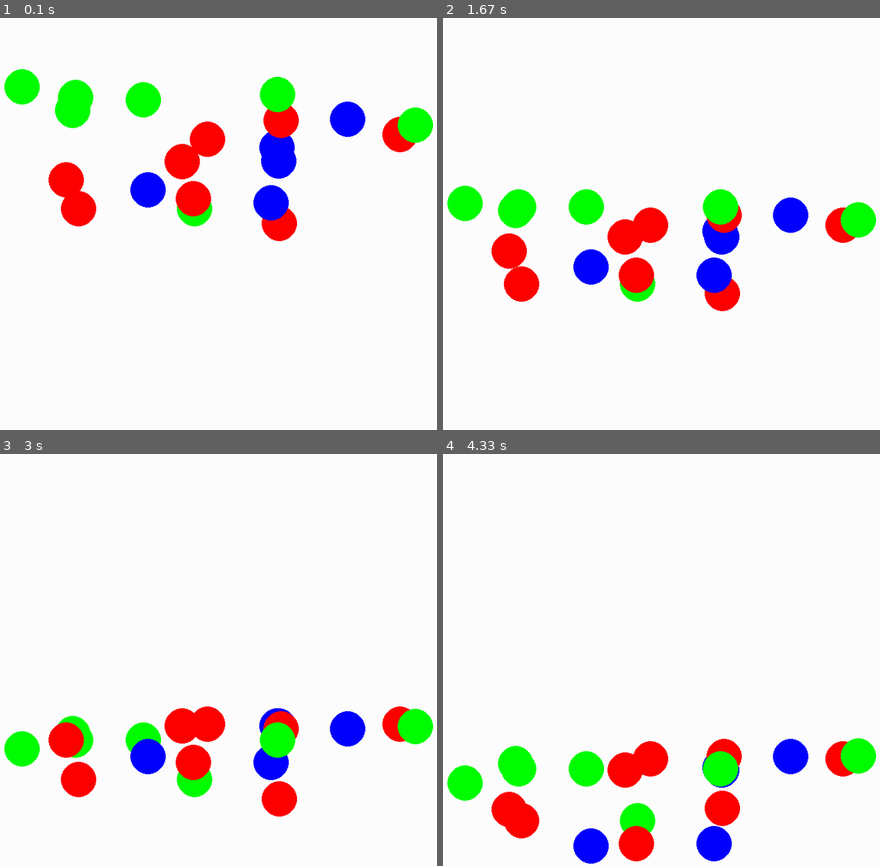
Above: before the commit, frames 1-4 (two rows, left to right).
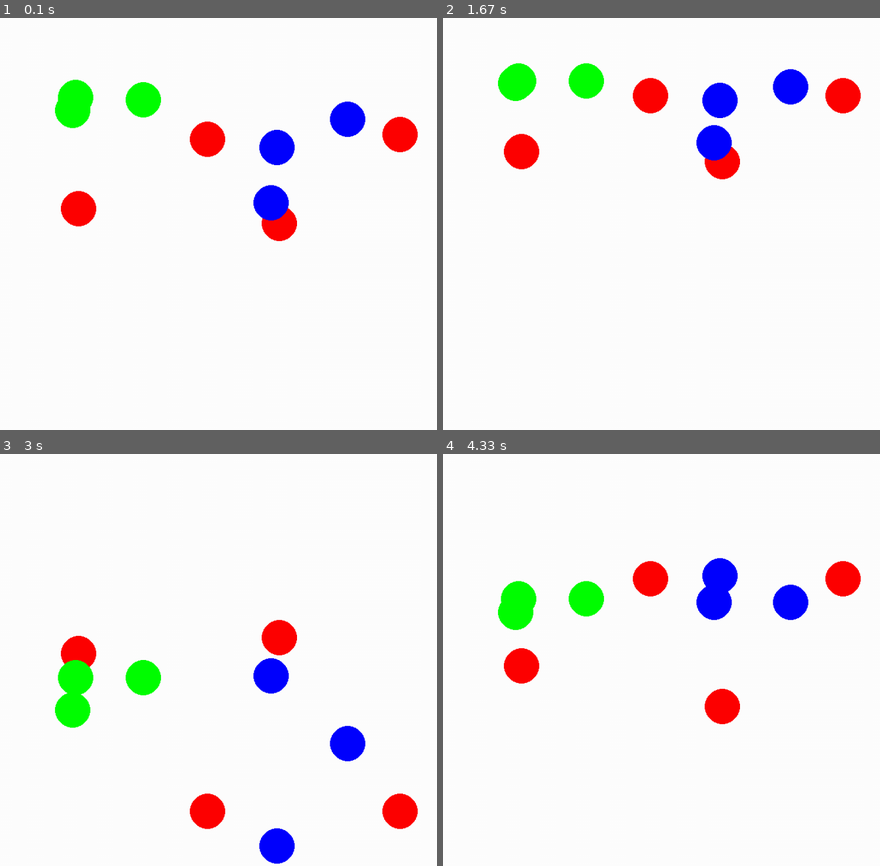
Above: after the commit, the same moments.

Repository: Sujal-Gaha/learn-python
Game: pygame game, started from pygame_projects/bouncing_ball.py
Same seed, same stepped clock (60 frames per second), same inputs: the game is played once before the commit and once after it.
Inputs:
- Up to frame 1 (0.1 s): no input
- Up to frame 2 (1.67 s): no input
- Up to frame 3 (3 s): no input
- Up to frame 4 (4.33 s): no input

The runs differ from the first frame. In frame 1, 4.8% of the frame differs, in the area x 0-100%, y 12-51%; in frame 2, 14%; in frame 3, 13%; in frame 4, 14%, in the area x 0-100%, y 25-100%.

Commit message:
added the logic for balls to bounce off of the top of the screen but need to add logic for the collision of the ball

Diff:
--- a/pygame_projects/bouncing_ball.py
+++ b/pygame_projects/bouncing_ball.py
@@ -8,9 +8,9 @@
 BALL_RADIUS = 30
 BALL_INITIAL_VELOCITY = 0
 GRAVITY = 0.3
-BOUNCE_DAMPING = 0.8 # Set to 0.8 means that the ball conserves 80% of its energy
+BOUNCE_DAMPING = 1.1 # Set to 0.8 means that the ball conserves 80% of its energy
 FPS = 60
-BALL_COUNT = 20
+BALL_COUNT = 10
 
 pygame.init()
 
@@ -19,34 +19,41 @@
 clock = pygame.time.Clock()
 
 class Ball:
-    def __init__(self, x, y):
-        self.x = x
-        self.y = y
+    def __init__(self, h, k):
+        self.h = h
+        self.k = k
         self.velocity = BALL_INITIAL_VELOCITY
         self.acceleration = GRAVITY
         self.radius = BALL_RADIUS
         self.color = random.choice([RED, GREEN, BLUE])
 
+    def check_collission(self):
+        pass
+
     def update(self):
-        self.y += self.velocity
+        self.k += self.velocity
         self.velocity += self.acceleration
 
-        print(f"{self.y}, {self.radius}, {self.velocity}, {self.acceleration}, {HEIGHT}")
+        print(f"{self.k}, {self.radius}, {self.velocity}, {self.acceleration}, {HEIGHT}")
 
-        if (self.y + self.radius) >= HEIGHT:
-            self.y = HEIGHT - self.radius
+        if (self.k + self.radius) >= HEIGHT:
+            self.k = HEIGHT - self.radius
             self.velocity = -self.velocity * BOUNCE_DAMPING
 
             if abs(self.velocity) < 2:
                 self.velocity = 0
 
+        if (self.k + self.radius) <= 0:
+            self.k += self.radius
+            self.velocity = abs(self.velocity)
+
     def draw(self):
-        pygame.draw.circle(screen, self.color, (self.x, self.y), self.radius, 0)
+        pygame.draw.circle(screen, self.color, (self.h, self.k), self.radius, 0)
 
 balls = [
      Ball(
-        x=random.randint(100, WIDTH - 100),
-        y=random.randint(100, HEIGHT // 2)
+        h=random.randint(100, WIDTH - 100),
+        k=random.randint(100, HEIGHT // 2)
     )
     for _ in range(BALL_COUNT)
 ]
